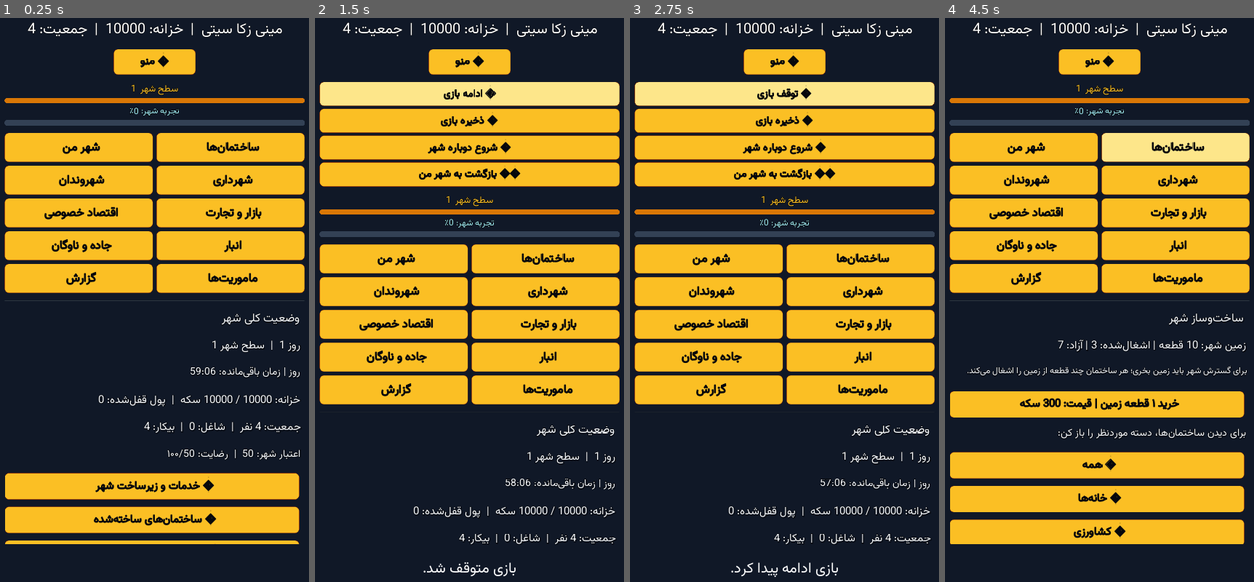
Above: before the commit, frames 1-4 (left to right).
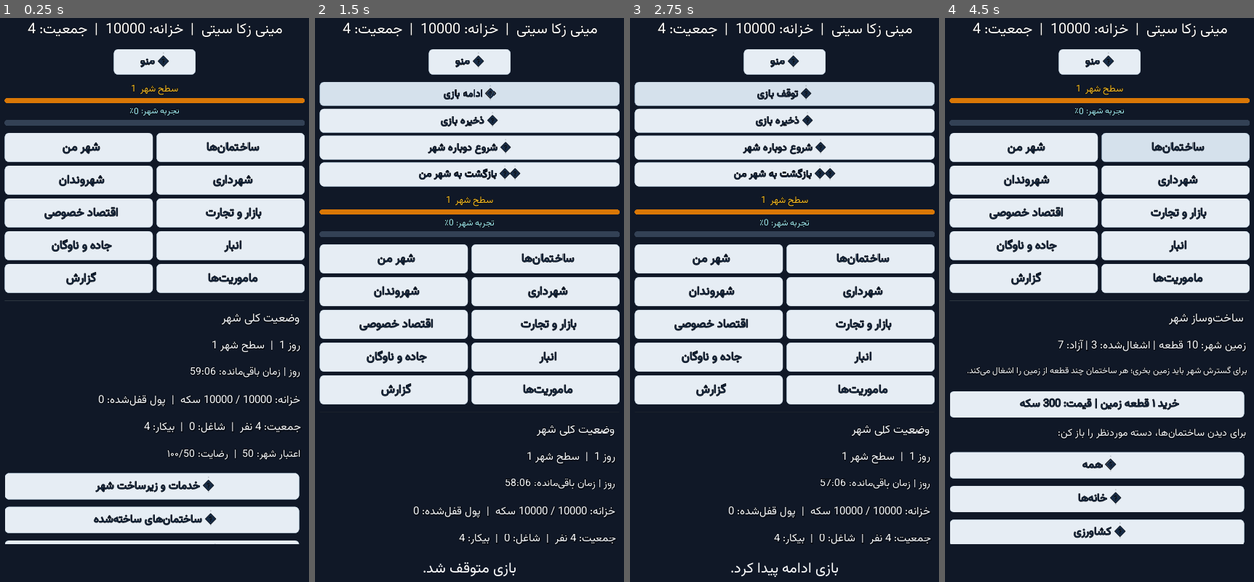
Above: after the commit, the same moments.

Repository: zekainstabot/mini-zeka-city
Game: Godot game, scene res://Main.tscn
Two runs of this game, one before a commit and one after it. Both use one fixed random seed, a clock stepped at 60 frames per second and the inputs below.
Inputs:
- Up to frame 1 (0.25 s): no input
- Up to frame 2 (1.5 s): click "ﻮﻨﻣ ☰" at 0.5 s; click "ﯼﺯﺎﺑ ﻒﻗﻮﺗ ⏸" at 1.25 s
- Up to frame 3 (2.75 s): click "ﯼﺯﺎﺑ ﻪﻣﺍﺩﺍ ▶" at 2 s
- Up to frame 4 (4.5 s): click "ﯼﺯﺎﺑ ﻩﺮﯿﺧﺫ 💾" at 2.75 s; click "ﻦﻣ ﺮﻬﺷ" at 3.5 s; click "ﺎﻫ‌ﻥﺎﻤﺘﺧﺎﺳ" at 4.25 s

The runs differ from the first frame. In frame 1, 35% of the frame differs, in the area x 1-99%, y 5-94%; in frame 2, 43%; in frame 3, 43%; in frame 4, 43%.

Commit message:
Use calm high-contrast button colors

Diff:
--- a/scripts/Main.gd
+++ b/scripts/Main.gd
@@ -419,21 +419,21 @@
 
 func _style_button(button, navigation=false):
 	button.flat = false
-	# Use one high-contrast palette for every button across every page.
-	var normal_color = Color("#fbbf24")
-	var hover_color = Color("#fde68a")
-	var pressed_color = Color("#d97706")
-	button.add_stylebox_override("normal", _button_style(normal_color, Color("#92400e")))
-	button.add_stylebox_override("hover", _button_style(hover_color, Color("#78350f")))
-	button.add_stylebox_override("focus", _button_style(hover_color, Color("#78350f")))
-	button.add_stylebox_override("pressed", _button_style(pressed_color, Color("#78350f")))
-	button.add_stylebox_override("disabled", _button_style(Color("#64748b"), Color("#94a3b8")))
-	# Use near-black text in every interactive state so labels stay readable.
-	button.add_color_override("font_color", Color("#05070b"))
-	button.add_color_override("font_color_focus", Color("#05070b"))
-	button.add_color_override("font_color_hover", Color("#05070b"))
-	button.add_color_override("font_color_pressed", Color("#05070b"))
-	button.add_color_override("font_color_disabled", Color("#e2e8f0"))
+	# Calm, consistent contrast: soft cool background with deep navy text.
+	var normal_color = Color("#e6edf4")
+	var hover_color = Color("#d5e1ec")
+	var pressed_color = Color("#c3d3e2")
+	button.add_stylebox_override("normal", _button_style(normal_color, Color("#9aabba")))
+	button.add_stylebox_override("hover", _button_style(hover_color, Color("#71869a")))
+	button.add_stylebox_override("focus", _button_style(hover_color, Color("#71869a")))
+	button.add_stylebox_override("pressed", _button_style(pressed_color, Color("#526a80")))
+	button.add_stylebox_override("disabled", _button_style(Color("#d1d5db"), Color("#9ca3af")))
+	# Dark navy lettering remains legible in every active state.
+	button.add_color_override("font_color", Color("#172b45"))
+	button.add_color_override("font_color_focus", Color("#172b45"))
+	button.add_color_override("font_color_hover", Color("#172b45"))
+	button.add_color_override("font_color_pressed", Color("#172b45"))
+	button.add_color_override("font_color_disabled", Color("#4b5563"))
 
 func _clear_content():
 	construction_time_labels.clear()
